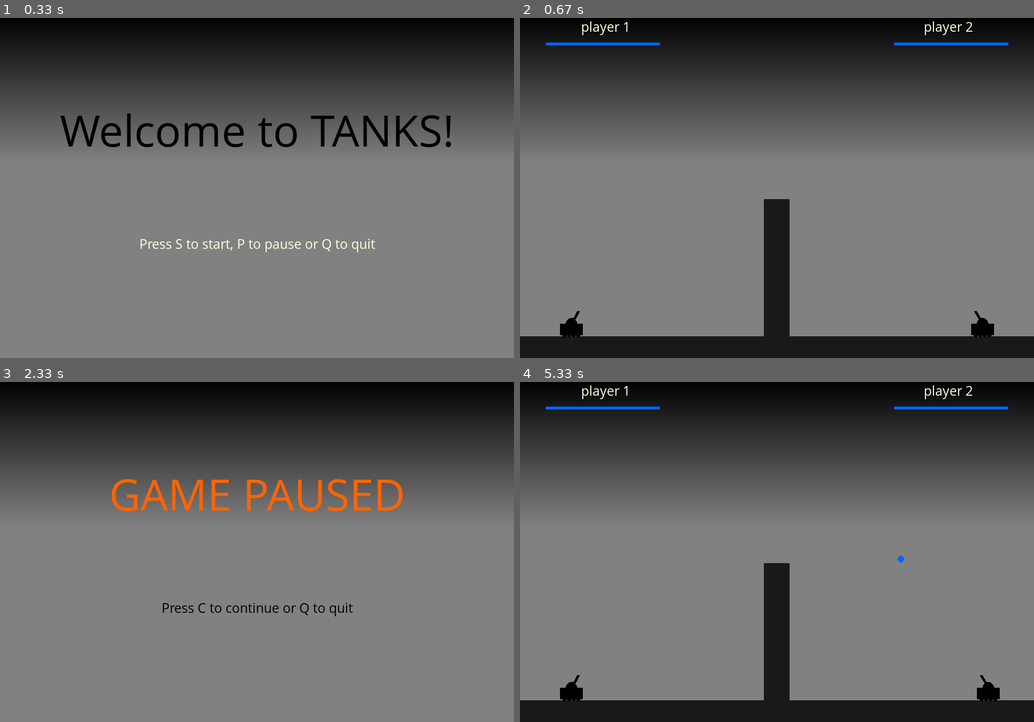
Above: before the commit, frames 1-4 (two rows, left to right).
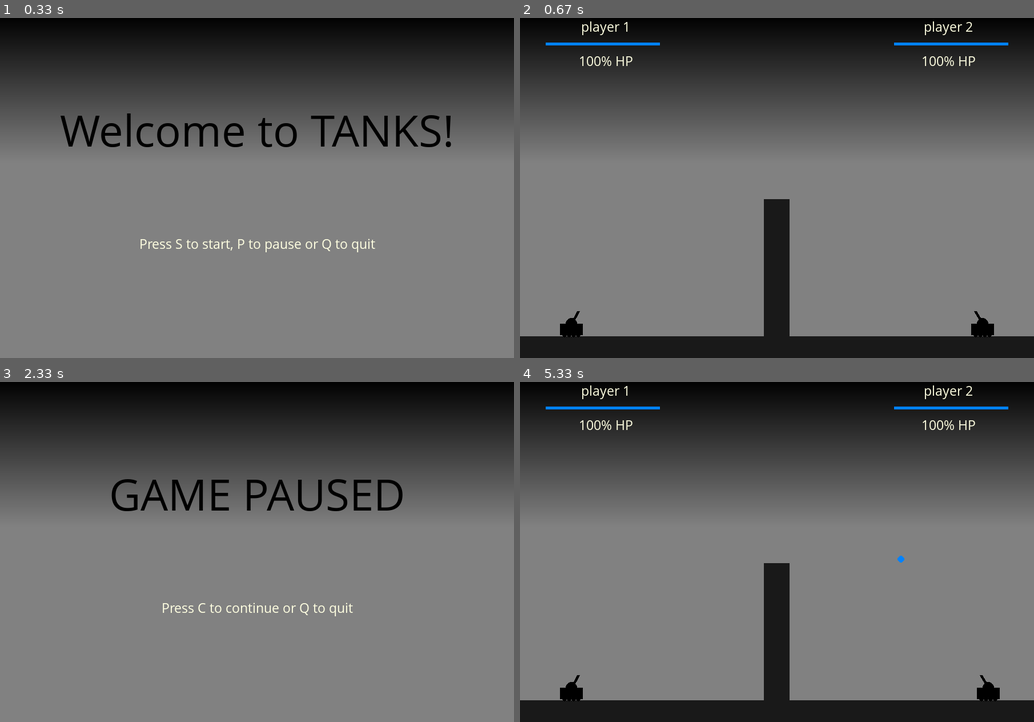
Above: after the commit, the same moments.

Repository: Zappp/PJPII
Game: pygame game, started from Game.py
The game is run twice, just before and just after one commit, with the same random seed, the same clock (stepped at 60 frames per second) and the same inputs.
Inputs:
- Up to frame 1 (0.33 s): no input
- Up to frame 2 (0.67 s): tap S at 0.33 s
- Up to frame 3 (2.33 s): tap Space at 0.67 s; tap P at 2 s
- Up to frame 4 (5.33 s): hold C 2.33-2.8 s; tap Space at 2.4, 2.7, 3.4, 3.7, 3.97, 5.13 s; hold Right from 5.07 s (still down)

Frame 1 is identical in both runs. In frame 2, 0.6% of the frame differs, in the area x 5-95%, y 7-15%; in frame 3, 2.1%, in the area x 21-79%, y 28-69%; in frame 4, 0.6%.

Commit message:
minor update

Diff:
--- a/Game.py
+++ b/Game.py
@@ -19,7 +19,7 @@
 grey = (25, 25, 25)
 red = (255, 0, 0)
 orange = (255, 100, 0)
-blue = (0, 100, 255)
+blue = (0, 130, 255)
 rand_colour = (random.randrange(0, 256), random.randrange(0, 256), random.randrange(0, 256))
 
 # font types
@@ -65,8 +65,8 @@
 
     while gamePaused:
         gameDisplay.blit(theme, (0, 0))
-        message_to_screen("GAME PAUSED", orange, -100, "large")
-        message_to_screen("Press C to continue or Q to quit", black, 100, "small")
+        message_to_screen("GAME PAUSED", black, -100, "large")
+        message_to_screen("Press C to continue or Q to quit", white, 100, "small")
         pygame.display.update()
 
         for event in pygame.event.get():
@@ -82,6 +82,32 @@
 
                 if event.key == pygame.K_b:
                     game_intro()
+
+                if event.key == pygame.K_q:
+                    pygame.quit()
+                    quit()
+
+
+def game_over(x):
+    msg = f'Player {x} wins!'
+    gameOver = True
+
+    while gameOver:
+        gameDisplay.blit(theme, (0, 0))
+        message_to_screen(msg, black, -100, "large")
+        message_to_screen("Press C to play again Q to quit", white, 100, "small")
+        pygame.display.update()
+
+        for event in pygame.event.get():
+
+            if event.type == pygame.QUIT:
+                pygame.quit()
+                quit()
+
+            if event.type == pygame.KEYDOWN:
+
+                if event.key == pygame.K_c:
+                    game_loop()
 
                 if event.key == pygame.K_q:
                     pygame.quit()
@@ -101,8 +127,8 @@
     return y
 
 
-def health_points2(x=0):
-    y = 200 - x
+def health_points2(dmg=0):
+    y = 200 - dmg
     if y <= 1:
         y = 1
     pygame.draw.rect(gameDisplay, blue, (int(display_width * 0.95 - 200), int(display_height * 0.08), y, 5))
@@ -211,6 +237,12 @@
         turret_position(x, y, beta)
         tank2(z, y)
         turret_position(z, y, gamma)
+        z1 = int((200 - dmg1)/200 * 100)
+        z1_ = f'{z1}% HP'
+        message_to_screen(z1_, white, -220, "small", -300)
+        z2 = int((200 - dmg2)/200 * 100)
+        z2_ = f'{z2}% HP'
+        message_to_screen(z2_, white, -220, "small", 300)
         pygame.display.update()
 
 
@@ -246,6 +278,12 @@
         turret_position(x, y, beta)
         tank2(z, y)
         turret_position(z, y, gamma)
+        z1 = int((200 - dmg1)/200 * 100)
+        z1_ = f'{z1}% HP'
+        message_to_screen(z1_, white, -220, "small", -300)
+        z2 = int((200 - dmg2)/200 * 100)
+        z2_ = f'{z2}% HP'
+        message_to_screen(z2_, white, -220, "small", 300)
         pygame.display.update()
         clock.tick(30)
 
@@ -260,7 +298,7 @@
         dmg_ = int(1000 / distance_x)
     elif distance_x <= 20:
         dmg_ = 50
-    dmg = int(3/2 * dmg_)
+    dmg = int(3 / 2 * dmg_)
     return dmg
 
 
@@ -300,9 +338,13 @@
     currTurrPos = 0
     turn = 0
 
+    a = 0
+    b = 0
+
     gameExit = False
 
     while not gameExit:
+
 
         for event in pygame.event.get():
 
@@ -338,11 +380,14 @@
                             dmg2 += d
 
                     else:
-                        f, dmg = fire(tank2_x, tank_y, tank1_x, TurrPos2, TurrPos1, dmg1, dmg2)
+                        f, d = fire(tank2_x, tank_y, tank1_x, TurrPos2, TurrPos1, dmg1, dmg2)
                         if f == 0:
-                            dmg2 += dmg
+                            dmg2 += d
+                            b = 20
+
                         elif f == 1:
-                            dmg1 += dmg
+                            dmg1 += d
+                            a = 20
                     turn += 1
 
             elif event.type == pygame.KEYUP:
@@ -378,9 +423,10 @@
             tank2_x = int(display_width - (tank_width / 2))
 
         if health_points1(dmg1) <= 1:
-            gameExit = True
+            game_over(2)
         if health_points2(dmg2) <= 1:
-            gameExit = True
+            game_over(1)
+
 
         gameDisplay.blit(theme, (0, 0))
         message_to_screen("player 2", white, -280, "small", 300)
@@ -392,6 +438,12 @@
         turret_position(tank2_x, tank_y, TurrPos2)
         health_points1(dmg1)
         health_points2(dmg2)
+        z1 = int((200 - dmg1)/200 * 100)
+        z1_ = f'{z1}% HP'
+        message_to_screen(z1_, white, -220, "small", -300)
+        z2 = int((200 - dmg2)/200 * 100)
+        z2_ = f'{z2}% HP'
+        message_to_screen(z2_, white, -220, "small", 300)
         pygame.display.update()
         clock.tick(30)
 
